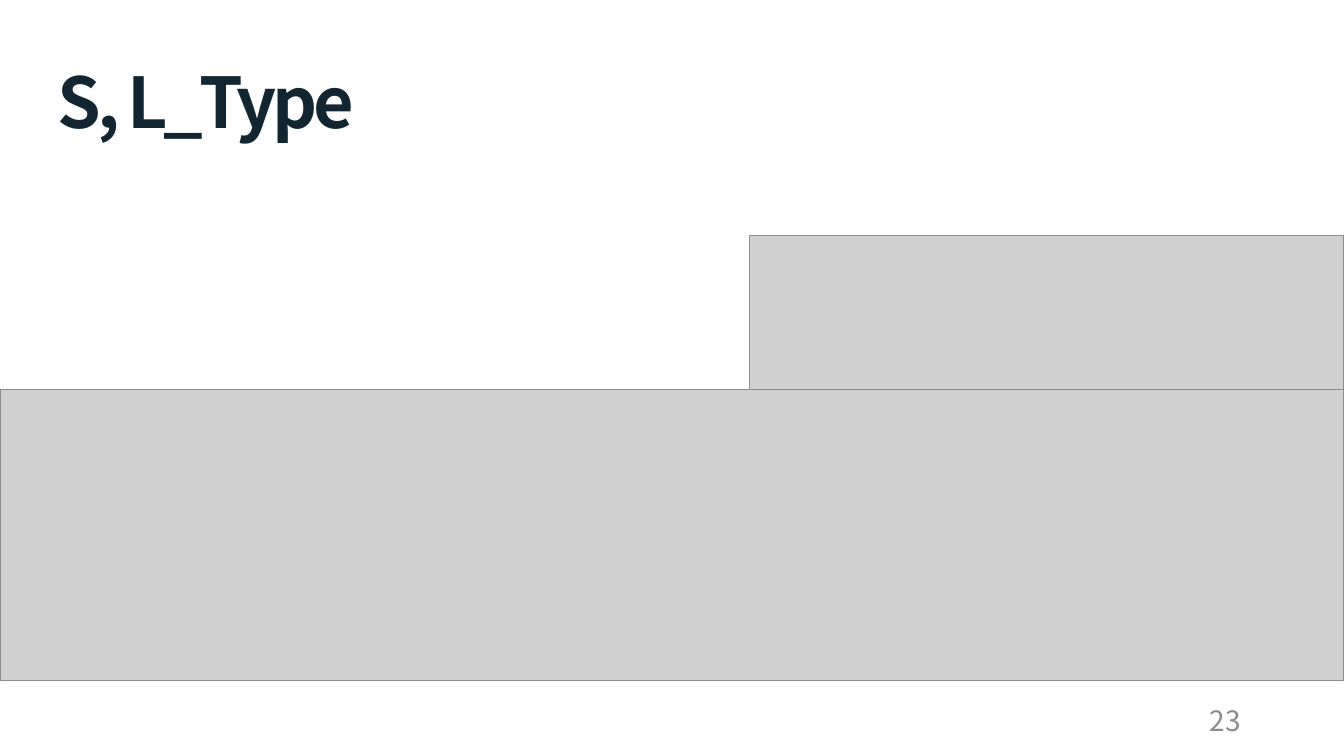
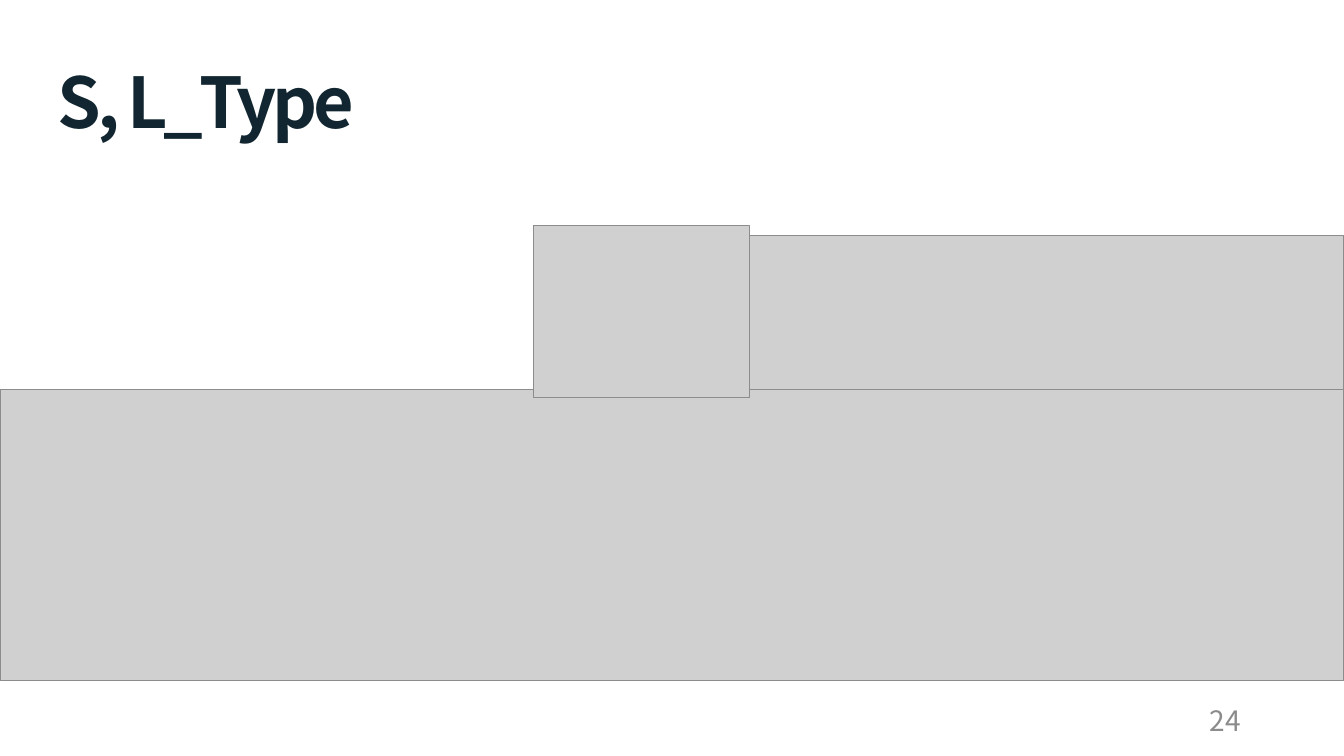
Before and after one commit to cong2738/my_RISC-V, a slide deck: slide 24 of Single Cycle RISC-V 발표_박호윤.pptx (slide 23 before the commit). Drawn at 1344x756 pixels with LibreOffice and Linux fonts; fonts in the diff are those of the drawing; grey boxes stand for pictures. Boxes give left, top, right and bottom in pixels: in the first picture for what was removed or moved away, otherwise in the second. Text is boxed around its words. In the diff, an @@ line names an element or a change of style, - is before the commit and + after.

```diff
--- a/Single Cycle RISC-V 발표_박호윤.pptx
+++ b/Single Cycle RISC-V 발표_박호윤.pptx
@@ picture added at [534,226,750,397] @@
@@ page number at [1210,710,1241,731]: text changed @@
-23
+24
```
Also in this commit, not shown: 13 other slides changed, 1 slide added, 7 other files.
